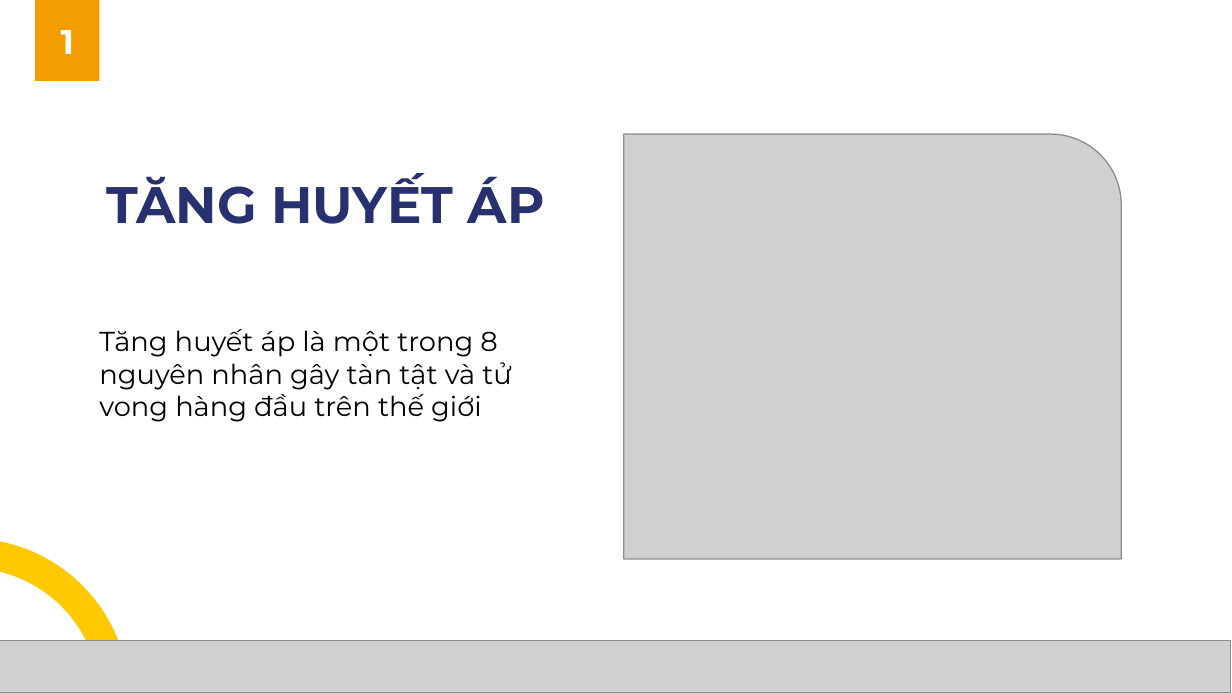
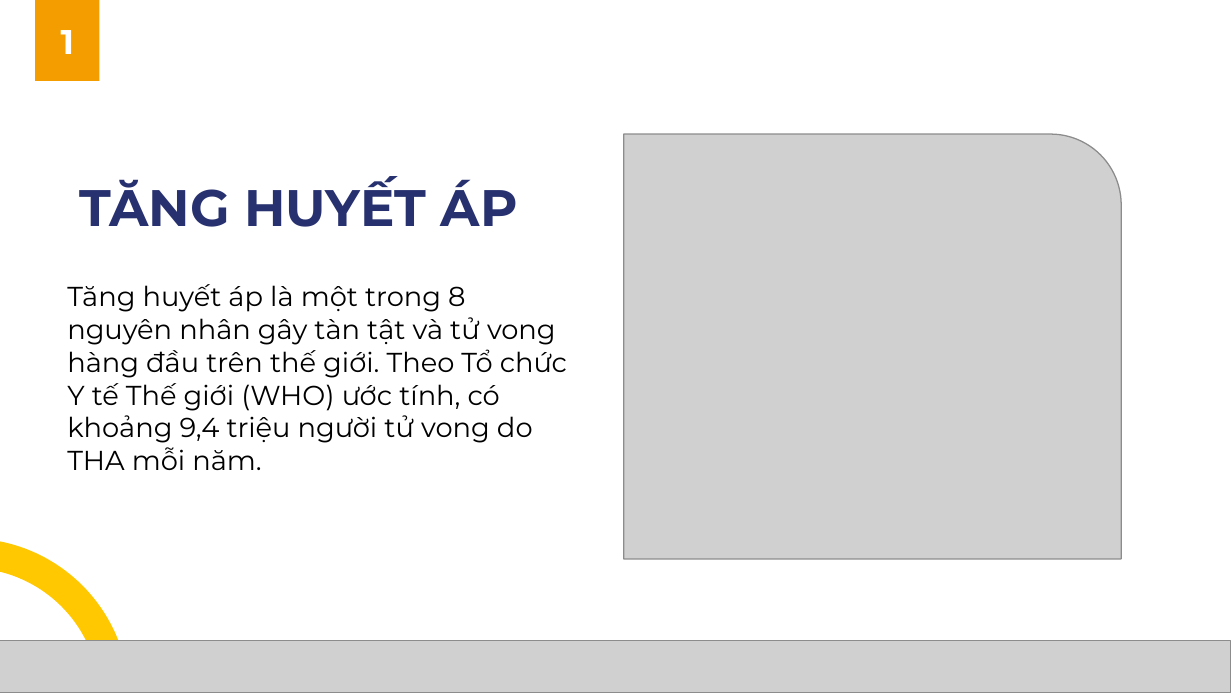
Before and after one commit to MedPocket/HPMUDocs-2021, a slide deck: slide 6 of Nghien-cuu-khoa-hoc/Nhom-4_K39C_Thuyet-trinh-NCKH.pptx (slide 5 before the commit). Drawn at 1232x693 pixels with LibreOffice and Linux fonts; fonts in the diff are those of the drawing; grey boxes stand for pictures; background and template pictures are left out. Boxes give left, top, right and bottom in pixels: in the first picture for what was removed or moved away, otherwise in the second. Text is boxed around its words. In the diff, an @@ line names an element or a change of style, - is before the commit and + after.

```diff
--- a/Nghien-cuu-khoa-hoc/Nhom-4_K39C_Thuyet-trinh-NCKH.pptx
+++ b/Nghien-cuu-khoa-hoc/Nhom-4_K39C_Thuyet-trinh-NCKH.pptx
@@ title "TĂNG HUYẾT ÁP": place and size @@
-title "TĂNG HUYẾT ÁP" at box(107, 174, 545, 224)
+title "TĂNG HUYẾT ÁP" at box(80, 176, 518, 227)
@@ subtitle at box(67, 284, 567, 470): text changed @@
-Tăng huyết áp là một trong 8 nguyên nhân gây tàn tật và tử vong hàng đầu trên thế giới
+Tăng huyết áp là một trong 8 nguyên nhân gây tàn tật và tử vong hàng đầu trên thế giới. Theo Tổ chức Y tế Thế giới (WHO) ước tính, có khoảng 9,4 triệu người tử vong do THA mỗi năm.
```
Also in this commit, not shown: 22 other slides changed, 4 slides added, 3 slides removed.
